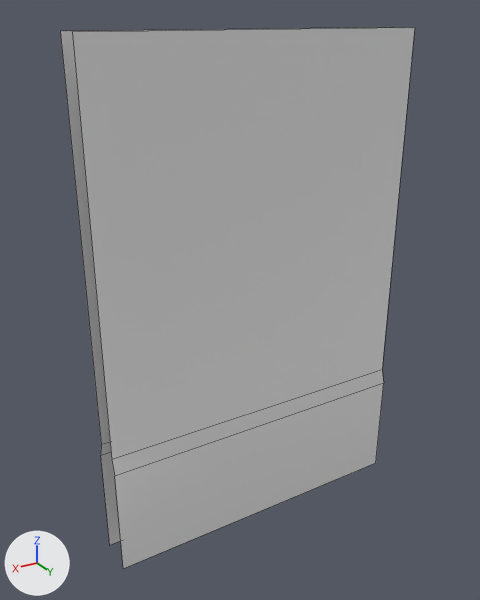
What one commit did to the FBX model RPG/Assets/Models/ExteriorRua/Parede.fbx.
Both versions are drawn from a camera (50 mm lens) standing at (2.54, 3.96, 3.93) and looking at (0.12, -0.07, 1.91). The axes (+X, +Y, +Z) are drawn at lower left. The lights are the same throughout. Mesh edges are drawn as thin lines. Where no turn or scale is listed for an object, it has been applied to the vertices.

Names of what the first picture shows: 'Parede'.
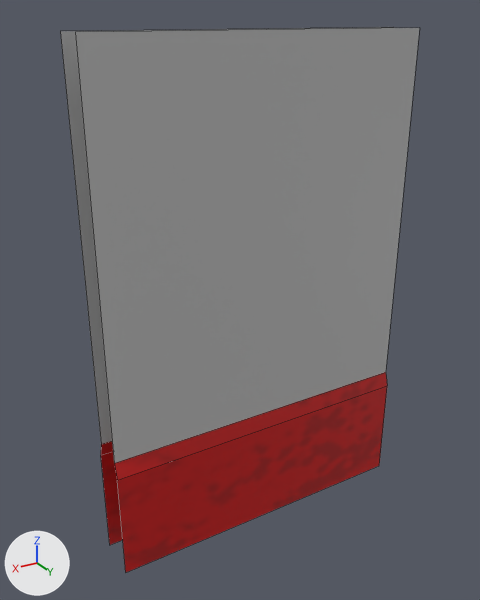
What changed in the scene script:
```text
Add img_bomba_postogasolinateto_campainha_and_more_png:
    img_bomba_postogasolinateto_campainha_and_more_png = load_image('Bomba PostoGasolinaTeto campainha and more.png', '../../Textures/Assets/Bomba PostoGasolinaTeto campainha and more.png', 1024, 1024, 'sRGB')
Add mat_material:
    mat_material = principled_material('Material')
    mat_material.texture = img_bomba_postogasolinateto_campainha_and_more_png
Change me_parede:
    used by ob_parede; location = (0.0, 0.0, 0.0)
    remove me_parede.from_pydata(...)  # 16 vertices, 6 faces; spans x -1.29..1.29, y -0.17..0.12, z -0.03..3.83
    add me_parede.from_pydata(...)  # 16 vertices, 6 faces; spans x -1.29..1.29, y -0.17..0.17, z -0.03..3.83
    me_parede part 1: the loose piece of 8 vertices spanning x -1.29..1.29, y 0.09..0.12, z -0.03..3.83 is moved by (0.0, 0.05, 0.0), in mat_material (picture img_bomba_postogasolinateto_campainha_and_more_png)
    me_parede part 2: 3 faces spanning x -1.29..1.29, y -0.17..-0.13, z -0.03..3.83 switch from no material to mat_material (picture img_bomba_postogasolinateto_campainha_and_more_png)
```

Where the change shows, as pixel boxes [x1, y1, x2, y2] in the pictures (480 x 600 px; the box of a moved part takes in the faces that stretch with it):
'Parede', reshaped
    before: [60, 27, 415, 568]
    after: [60, 27, 420, 572]
part 1 of me_parede, moved or reshaped
    before: [72, 28, 415, 568]
    after: [75, 28, 420, 572]
part 2 of me_parede, recoloured
    both: [60, 27, 394, 545]
